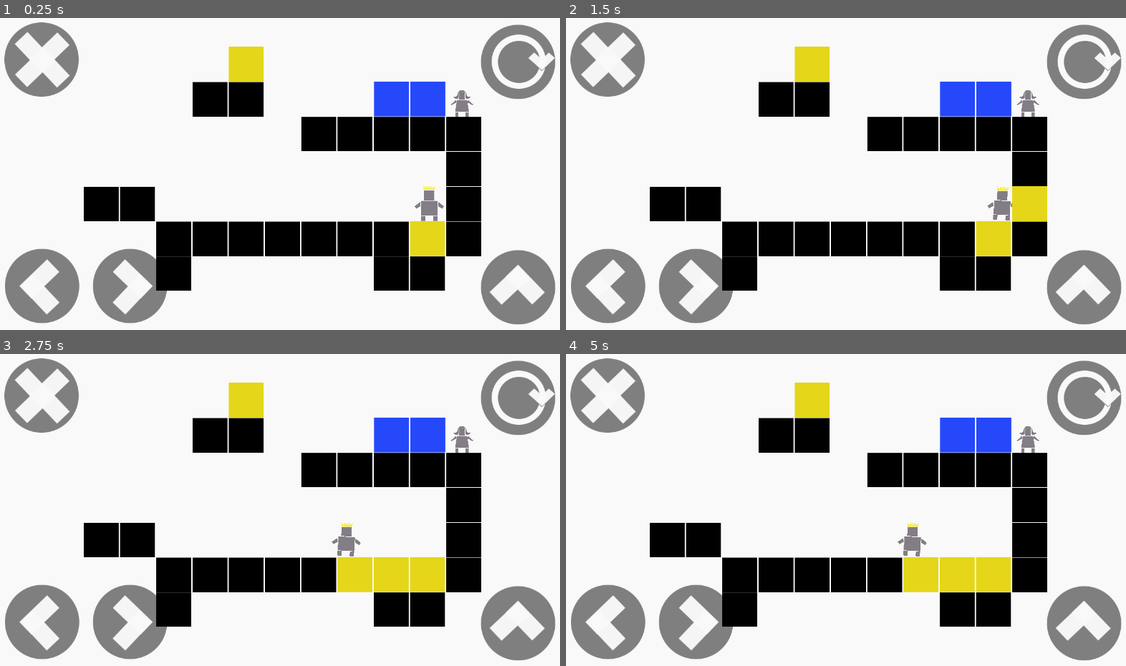
Above: before the commit, frames 1-4 (two rows, left to right).
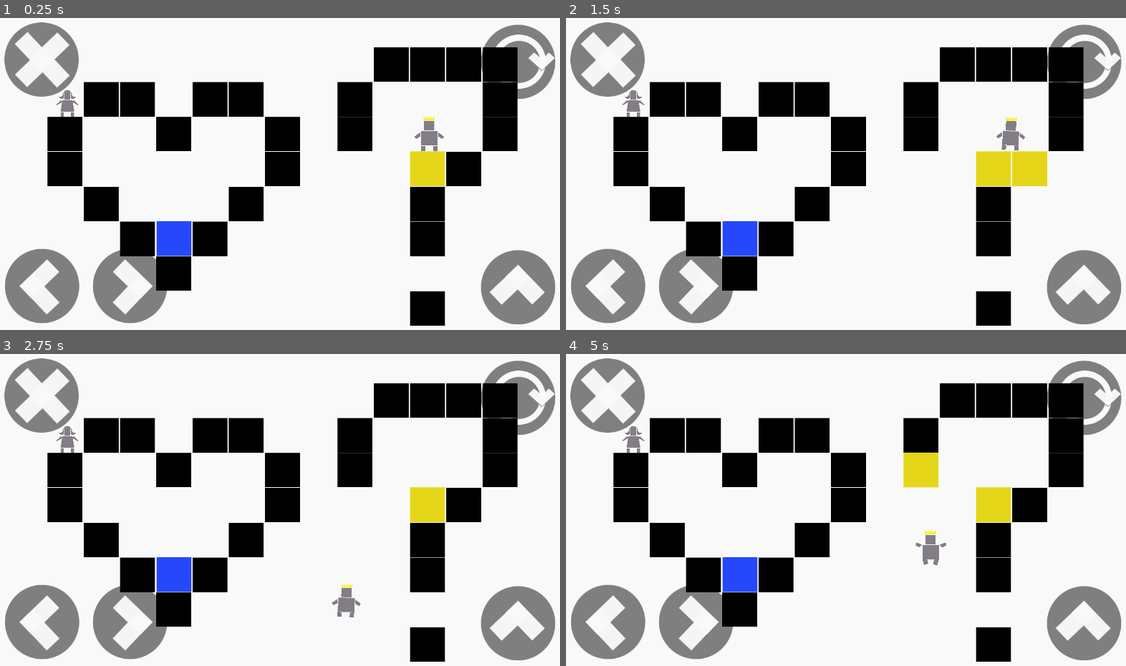
Above: after the commit, the same moments.

Repository: meburns/midas
Game: Godot game, scene res://src/levels/Level17.tscn
Two runs of this game, one before a commit and one after it. Both use one fixed random seed, a clock stepped at 60 frames per second and the inputs below. This scene is started directly instead of the project's main scene.
Inputs:
- Up to frame 1 (0.25 s): no input
- Up to frame 2 (1.5 s): tap Enter (ui_accept) at 0.5 s; hold Right (move_right) from 0.53 s (still down); tap R (refresh) at 0.6, 1.35 s; tap Space (jump) at 0.77 s
- Up to frame 3 (2.75 s): tap Space (jump) at 1.52 s; release Right (move_right) at 2.03 s; hold A (move_left) from 2.03 s (still down); tap R (refresh) at 2.1 s
- Up to frame 4 (5 s): release A (move_left) at 2.78 s; hold Right (move_right) 2.78-4.28 s; tap R (refresh) at 2.85, 3.6, 4.35 s; tap Space (jump) at 3.02, 3.77, 4.52 s; hold A (move_left) from 4.28 s (still down)

The runs differ from the first frame. In frame 1, 27% of the frame differs, in the area x 8-93%, y 9-99%; in frame 2, 28%; in frame 3, 27%; in frame 4, 28%.

Commit message:
Break Levels into story and pro

Diff:
--- a/src/Globals.gd
+++ b/src/Globals.gd
@@ -17,9 +17,12 @@
 	"And will she know...",
 	"I am trapped...",
 	"She is far above me...",
+	"Heart Question Mark..."
+]
+
+var proLevels: = [
 	"Why am I cursed...",
 	"Technical challenge...",
-	"Heart Question Mark...",
 	"I have a great burden...",
 	"Hard run...",
 	"Harder run..."
--- a/src/levels/Level17.tscn
+++ b/src/levels/Level17.tscn
@@ -6,7 +6,7 @@
 [ext_resource path="res://src/overlays/Outside.tscn" type="PackedScene" id=5]
 [ext_resource path="res://src/players/Midas.tscn" type="PackedScene" id=6]
 
-[node name="Level17" type="Node2D"]
+[node name="Level19" type="Node2D"]
 position = Vector2( -1.02133, 3.90103 )
 __meta__ = {
 "_edit_horizontal_guides_": [ 780.0 ],
@@ -16,87 +16,92 @@
 [node name="Outside" parent="." instance=ExtResource( 5 )]
 position = Vector2( 537.864, -239.1 )
 
-[node name="Water" parent="." instance=ExtResource( 1 )]
-position = Vector2( 973.021, 230.099 )
-
-[node name="Water2" parent="." instance=ExtResource( 1 )]
-position = Vector2( 892.021, 230.099 )
+[node name="Water3" parent="." instance=ExtResource( 1 )]
+position = Vector2( 406.021, 542.099 )
 
 [node name="Midas" parent="." instance=ExtResource( 6 )]
-position = Vector2( 973.021, 464.099 )
+position = Vector2( 973.022, 308.099 )
 
 [node name="Sadim" parent="." instance=ExtResource( 2 )]
-position = Vector2( 1044.72, 230.099 )
+position = Vector2( 163.021, 230.099 )
 
 [node name="Block" parent="." instance=ExtResource( 4 )]
-position = Vector2( 406.021, 542.099 )
+position = Vector2( 163.021, 386.099 )
 
 [node name="Block2" parent="." instance=ExtResource( 4 )]
 position = Vector2( 244.021, 464.099 )
 
 [node name="Block3" parent="." instance=ExtResource( 4 )]
+position = Vector2( 163.021, 308.099 )
+
+[node name="Block11" parent="." instance=ExtResource( 4 )]
+position = Vector2( 244.021, 230.099 )
+
+[node name="Block4" parent="." instance=ExtResource( 4 )]
+position = Vector2( 325.021, 542.099 )
+
+[node name="Block5" parent="." instance=ExtResource( 4 )]
+position = Vector2( 325.021, 230.099 )
+
+[node name="Block21" parent="." instance=ExtResource( 4 )]
+position = Vector2( 406.021, 308.099 )
+
+[node name="Block6" parent="." instance=ExtResource( 4 )]
 position = Vector2( 406.021, 620.099 )
 
-[node name="Block4" parent="." instance=ExtResource( 4 )]
-position = Vector2( 325.021, 464.099 )
+[node name="Block7" parent="." instance=ExtResource( 4 )]
+position = Vector2( 487.021, 230.099 )
 
-[node name="Block5" parent="." instance=ExtResource( 4 )]
-position = Vector2( 892.021, 542.099 )
+[node name="Block8" parent="." instance=ExtResource( 4 )]
+position = Vector2( 487.021, 542.099 )
+
+[node name="Block9" parent="." instance=ExtResource( 4 )]
+position = Vector2( 649.021, 386.099 )
+
+[node name="Block22" parent="." instance=ExtResource( 4 )]
+position = Vector2( 649.021, 308.099 )
+
+[node name="Block23" parent="." instance=ExtResource( 4 )]
+position = Vector2( 568.021, 230.099 )
+
+[node name="Block10" parent="." instance=ExtResource( 4 )]
+position = Vector2( 568.021, 464.099 )
 
 [node name="Block12" parent="." instance=ExtResource( 4 )]
-position = Vector2( 811.021, 542.099 )
+position = Vector2( 1135.02, 308.099 )
 
 [node name="Block13" parent="." instance=ExtResource( 4 )]
-position = Vector2( 730.021, 542.099 )
+position = Vector2( 1135.02, 230.099 )
+
+[node name="Block25" parent="." instance=ExtResource( 4 )]
+position = Vector2( 1135.02, 152.099 )
+
+[node name="Block26" parent="." instance=ExtResource( 4 )]
+position = Vector2( 1054.02, 152.099 )
+
+[node name="Block27" parent="." instance=ExtResource( 4 )]
+position = Vector2( 973.021, 152.099 )
 
 [node name="Block16" parent="." instance=ExtResource( 4 )]
-position = Vector2( 649.021, 542.099 )
+position = Vector2( 892.021, 152.099 )
+
+[node name="Block19" parent="." instance=ExtResource( 4 )]
+position = Vector2( 811.021, 230.099 )
 
 [node name="Block20" parent="." instance=ExtResource( 4 )]
-position = Vector2( 568.021, 230.099 )
+position = Vector2( 811.021, 308.099 )
+
+[node name="Block14" parent="." instance=ExtResource( 4 )]
+position = Vector2( 1054.02, 386.099 )
+
+[node name="Block15" parent="." instance=ExtResource( 4 )]
+position = Vector2( 973.021, 698.099 )
+
+[node name="Block17" parent="." instance=ExtResource( 4 )]
+position = Vector2( 973.021, 464.099 )
 
 [node name="Block24" parent="." instance=ExtResource( 4 )]
-position = Vector2( 568.021, 152.099 )
-touched = true
-
-[node name="Block21" parent="." instance=ExtResource( 4 )]
-position = Vector2( 487.021, 230.099 )
-
-[node name="Block19" parent="." instance=ExtResource( 4 )]
-position = Vector2( 568.021, 542.099 )
-
-[node name="Block6" parent="." instance=ExtResource( 4 )]
-position = Vector2( 892.021, 620.099 )
-
-[node name="Block7" parent="." instance=ExtResource( 4 )]
 position = Vector2( 973.021, 542.099 )
 
-[node name="Block8" parent="." instance=ExtResource( 4 )]
-position = Vector2( 973.021, 620.099 )
-
-[node name="Block9" parent="." instance=ExtResource( 4 )]
-position = Vector2( 1054.02, 386.099 )
-
-[node name="Block10" parent="." instance=ExtResource( 4 )]
-position = Vector2( 1054.02, 464.099 )
-
-[node name="Block11" parent="." instance=ExtResource( 4 )]
-position = Vector2( 1054.02, 542.099 )
-
-[node name="Block14" parent="." instance=ExtResource( 4 )]
-position = Vector2( 892.021, 308.099 )
-
-[node name="Block22" parent="." instance=ExtResource( 4 )]
-position = Vector2( 811.021, 308.099 )
-
-[node name="Block23" parent="." instance=ExtResource( 4 )]
-position = Vector2( 730.021, 308.099 )
-
-[node name="Block15" parent="." instance=ExtResource( 4 )]
-position = Vector2( 973.021, 308.099 )
-
-[node name="Block17" parent="." instance=ExtResource( 4 )]
-position = Vector2( 1054.02, 308.099 )
-
 [node name="Block18" parent="." instance=ExtResource( 4 )]
-position = Vector2( 487.021, 542.099 )
+position = Vector2( 973.021, 386.099 )
--- a/src/levels/Level19.tscn
+++ /dev/null
@@ -1,107 +0,0 @@
-[gd_scene load_steps=6 format=2]
-
-[ext_resource path="res://src/blocks/Water.tscn" type="PackedScene" id=1]
-[ext_resource path="res://src/players/Sadim.tscn" type="PackedScene" id=2]
-[ext_resource path="res://src/blocks/block.tscn" type="PackedScene" id=4]
-[ext_resource path="res://src/overlays/Outside.tscn" type="PackedScene" id=5]
-[ext_resource path="res://src/players/Midas.tscn" type="PackedScene" id=6]
-
-[node name="Level19" type="Node2D"]
-position = Vector2( -1.02133, 3.90103 )
-__meta__ = {
-"_edit_horizontal_guides_": [ 780.0 ],
-"_edit_vertical_guides_": [ 1296.0 ]
-}
-
-[node name="Outside" parent="." instance=ExtResource( 5 )]
-position = Vector2( 537.864, -239.1 )
-
-[node name="Water3" parent="." instance=ExtResource( 1 )]
-position = Vector2( 406.021, 542.099 )
-
-[node name="Midas" parent="." instance=ExtResource( 6 )]
-position = Vector2( 973.022, 308.099 )
-
-[node name="Sadim" parent="." instance=ExtResource( 2 )]
-position = Vector2( 163.021, 230.099 )
-
-[node name="Block" parent="." instance=ExtResource( 4 )]
-position = Vector2( 163.021, 386.099 )
-
-[node name="Block2" parent="." instance=ExtResource( 4 )]
-position = Vector2( 244.021, 464.099 )
-
-[node name="Block3" parent="." instance=ExtResource( 4 )]
-position = Vector2( 163.021, 308.099 )
-
-[node name="Block11" parent="." instance=ExtResource( 4 )]
-position = Vector2( 244.021, 230.099 )
-
-[node name="Block4" parent="." instance=ExtResource( 4 )]
-position = Vector2( 325.021, 542.099 )
-
-[node name="Block5" parent="." instance=ExtResource( 4 )]
-position = Vector2( 325.021, 230.099 )
-
-[node name="Block21" parent="." instance=ExtResource( 4 )]
-position = Vector2( 406.021, 308.099 )
-
-[node name="Block6" parent="." instance=ExtResource( 4 )]
-position = Vector2( 406.021, 620.099 )
-
-[node name="Block7" parent="." instance=ExtResource( 4 )]
-position = Vector2( 487.021, 230.099 )
-
-[node name="Block8" parent="." instance=ExtResource( 4 )]
-position = Vector2( 487.021, 542.099 )
-
-[node name="Block9" parent="." instance=ExtResource( 4 )]
-position = Vector2( 649.021, 386.099 )
-
-[node name="Block22" parent="." instance=ExtResource( 4 )]
-position = Vector2( 649.021, 308.099 )
-
-[node name="Block23" parent="." instance=ExtResource( 4 )]
-position = Vector2( 568.021, 230.099 )
-
-[node name="Block10" parent="." instance=ExtResource( 4 )]
-position = Vector2( 568.021, 464.099 )
-
-[node name="Block12" parent="." instance=ExtResource( 4 )]
-position = Vector2( 1135.02, 308.099 )
-
-[node name="Block13" parent="." instance=ExtResource( 4 )]
-position = Vector2( 1135.02, 230.099 )
-
-[node name="Block25" parent="." instance=ExtResource( 4 )]
-position = Vector2( 1135.02, 152.099 )
-
-[node name="Block26" parent="." instance=ExtResource( 4 )]
-position = Vector2( 1054.02, 152.099 )
-
-[node name="Block27" parent="." instance=ExtResource( 4 )]
-position = Vector2( 973.021, 152.099 )
-
-[node name="Block16" parent="." instance=ExtResource( 4 )]
-position = Vector2( 892.021, 152.099 )
-
-[node name="Block19" parent="." instance=ExtResource( 4 )]
-position = Vector2( 811.021, 230.099 )
-
-[node name="Block20" parent="." instance=ExtResource( 4 )]
-position = Vector2( 811.021, 308.099 )
-
-[node name="Block14" parent="." instance=ExtResource( 4 )]
-position = Vector2( 1054.02, 386.099 )
-
-[node name="Block15" parent="." instance=ExtResource( 4 )]
-position = Vector2( 973.021, 698.099 )
-
-[node name="Block17" parent="." instance=ExtResource( 4 )]
-position = Vector2( 973.021, 464.099 )
-
-[node name="Block24" parent="." instance=ExtResource( 4 )]
-position = Vector2( 973.021, 542.099 )
-
-[node name="Block18" parent="." instance=ExtResource( 4 )]
-position = Vector2( 973.021, 386.099 )
--- /dev/null
+++ b/src/proLevels/Level17.tscn
@@ -0,0 +1,102 @@
+[gd_scene load_steps=6 format=2]
+
+[ext_resource path="res://src/blocks/Water.tscn" type="PackedScene" id=1]
+[ext_resource path="res://src/players/Sadim.tscn" type="PackedScene" id=2]
+[ext_resource path="res://src/blocks/block.tscn" type="PackedScene" id=4]
+[ext_resource path="res://src/overlays/Outside.tscn" type="PackedScene" id=5]
+[ext_resource path="res://src/players/Midas.tscn" type="PackedScene" id=6]
+
+[node name="Level17" type="Node2D"]
+position = Vector2( -1.02133, 3.90103 )
+__meta__ = {
+"_edit_horizontal_guides_": [ 780.0 ],
+"_edit_vertical_guides_": [ 1296.0 ]
+}
+
+[node name="Outside" parent="." instance=ExtResource( 5 )]
+position = Vector2( 537.864, -239.1 )
+
+[node name="Water" parent="." instance=ExtResource( 1 )]
+position = Vector2( 973.021, 230.099 )
+
+[node name="Water2" parent="." instance=ExtResource( 1 )]
+position = Vector2( 892.021, 230.099 )
+
+[node name="Midas" parent="." instance=ExtResource( 6 )]
+position = Vector2( 973.021, 464.099 )
+
+[node name="Sadim" parent="." instance=ExtResource( 2 )]
+position = Vector2( 1044.72, 230.099 )
+
+[node name="Block" parent="." instance=ExtResource( 4 )]
+position = Vector2( 406.021, 542.099 )
+
+[node name="Block2" parent="." instance=ExtResource( 4 )]
+position = Vector2( 244.021, 464.099 )
+
+[node name="Block3" parent="." instance=ExtResource( 4 )]
+position = Vector2( 406.021, 620.099 )
+
+[node name="Block4" parent="." instance=ExtResource( 4 )]
+position = Vector2( 325.021, 464.099 )
+
+[node name="Block5" parent="." instance=ExtResource( 4 )]
+position = Vector2( 892.021, 542.099 )
+
+[node name="Block12" parent="." instance=ExtResource( 4 )]
+position = Vector2( 811.021, 542.099 )
+
+[node name="Block13" parent="." instance=ExtResource( 4 )]
+position = Vector2( 730.021, 542.099 )
+
+[node name="Block16" parent="." instance=ExtResource( 4 )]
+position = Vector2( 649.021, 542.099 )
+
+[node name="Block20" parent="." instance=ExtResource( 4 )]
+position = Vector2( 568.021, 230.099 )
+
+[node name="Block24" parent="." instance=ExtResource( 4 )]
+position = Vector2( 568.021, 152.099 )
+touched = true
+
+[node name="Block21" parent="." instance=ExtResource( 4 )]
+position = Vector2( 487.021, 230.099 )
+
+[node name="Block19" parent="." instance=ExtResource( 4 )]
+position = Vector2( 568.021, 542.099 )
+
+[node name="Block6" parent="." instance=ExtResource( 4 )]
+position = Vector2( 892.021, 620.099 )
+
+[node name="Block7" parent="." instance=ExtResource( 4 )]
+position = Vector2( 973.021, 542.099 )
+
+[node name="Block8" parent="." instance=ExtResource( 4 )]
+position = Vector2( 973.021, 620.099 )
+
+[node name="Block9" parent="." instance=ExtResource( 4 )]
+position = Vector2( 1054.02, 386.099 )
+
+[node name="Block10" parent="." instance=ExtResource( 4 )]
+position = Vector2( 1054.02, 464.099 )
+
+[node name="Block11" parent="." instance=ExtResource( 4 )]
+position = Vector2( 1054.02, 542.099 )
+
+[node name="Block14" parent="." instance=ExtResource( 4 )]
+position = Vector2( 892.021, 308.099 )
+
+[node name="Block22" parent="." instance=ExtResource( 4 )]
+position = Vector2( 811.021, 308.099 )
+
+[node name="Block23" parent="." instance=ExtResource( 4 )]
+position = Vector2( 730.021, 308.099 )
+
+[node name="Block15" parent="." instance=ExtResource( 4 )]
+position = Vector2( 973.021, 308.099 )
+
+[node name="Block17" parent="." instance=ExtResource( 4 )]
+position = Vector2( 1054.02, 308.099 )
+
+[node name="Block18" parent="." instance=ExtResource( 4 )]
+position = Vector2( 487.021, 542.099 )
Renamed: src/levels/Level18.tscn -> src/proLevels/Level18.tscn
Renamed: src/levels/Level20.tscn -> src/proLevels/Level20.tscn
Renamed: src/levels/Level21.tscn -> src/proLevels/Level21.tscn
Renamed: src/levels/Level22.tscn -> src/proLevels/Level22.tscn
